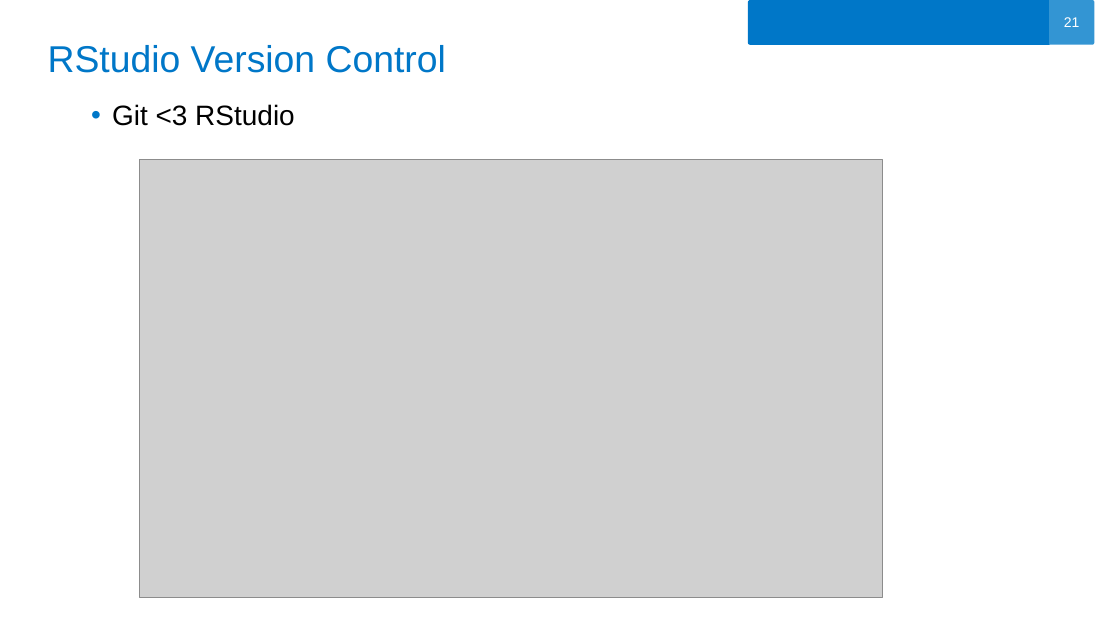
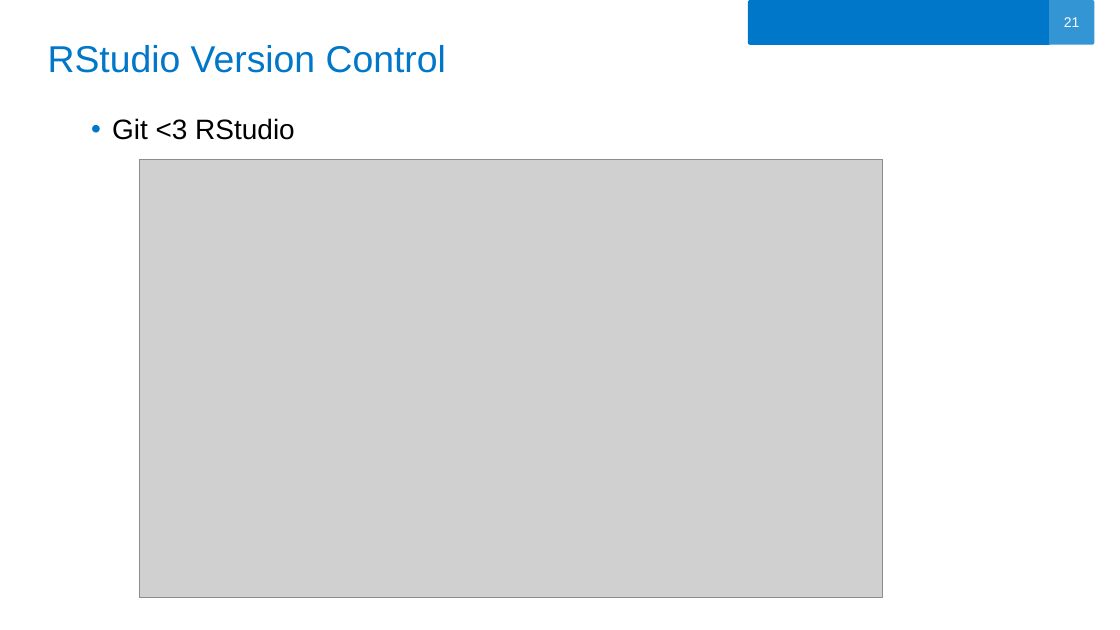
Before and after one commit to oerika1988/aegon-git-tutorial, a slide deck: slide 21 of GIT.pptx. Drawn at 1120x630 pixels with LibreOffice and Linux fonts; fonts in the diff are those of the drawing; grey boxes stand for pictures; background and template pictures are left out. Boxes give left, top, right and bottom in pixels: in the first picture for what was removed or moved away, otherwise in the second. Text is boxed around its words. In the diff, an @@ line names an element or a change of style, - is before the commit and + after.

```diff
--- a/GIT.pptx
+++ b/GIT.pptx
@@ text "Git <3 RStudio": place and size @@
-text "Git <3 RStudio" at (112,104,295,126)
+text "Git <3 RStudio" at (112,118,295,140)
```
Also in this commit, not shown: 1 other slide changed.
